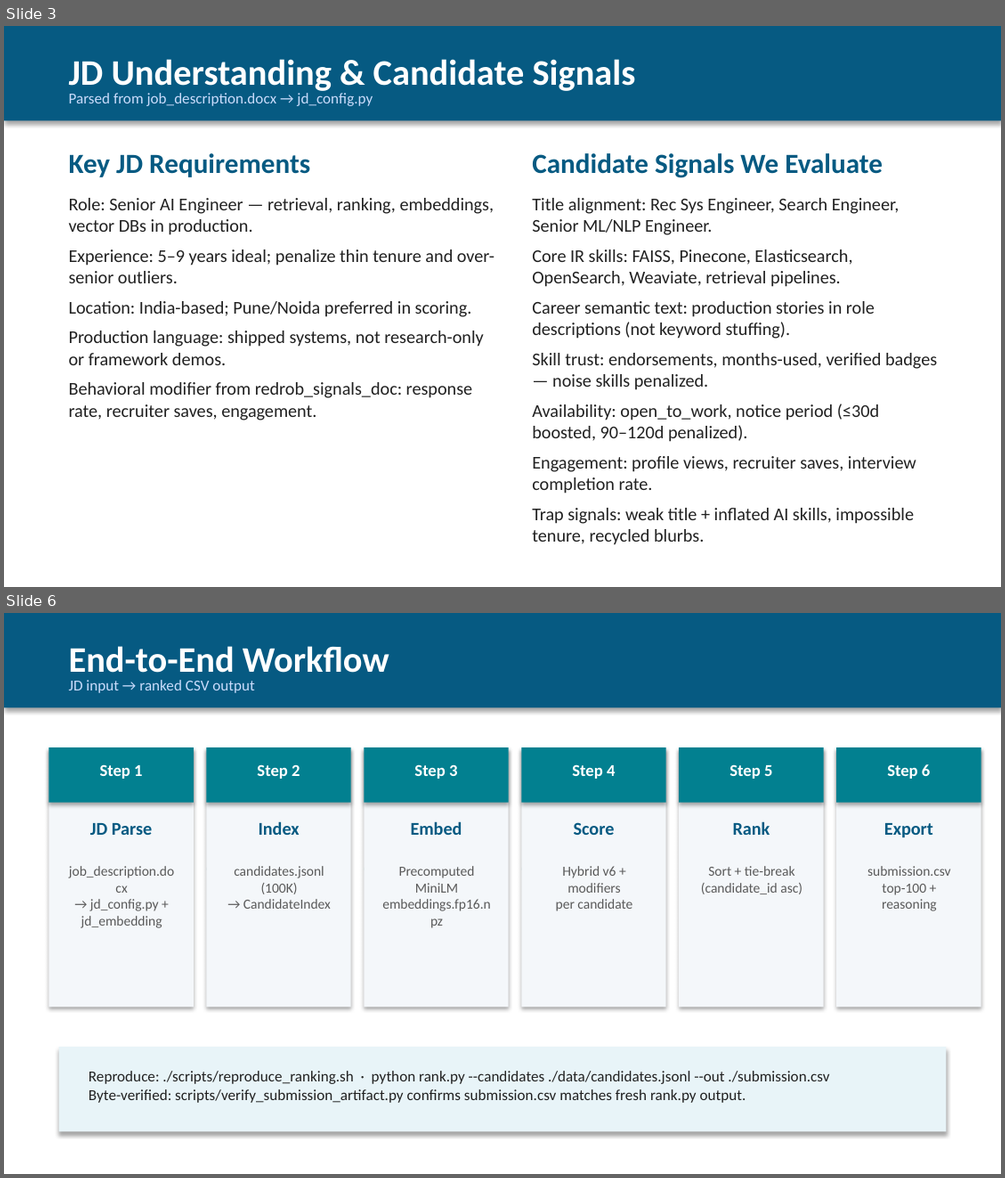
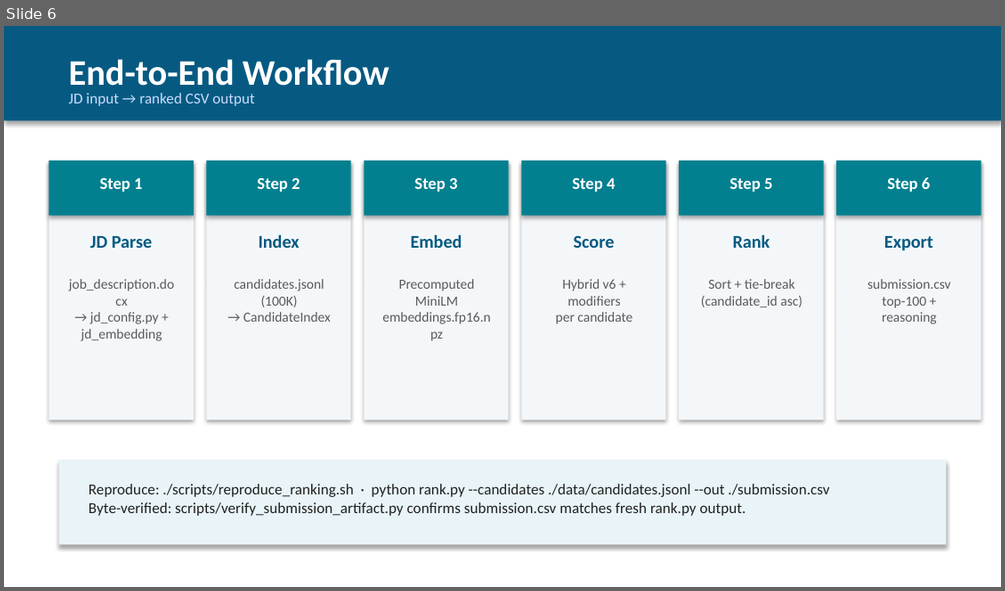
Before and after one commit to rahulx2001/recruitgpt-x, a slide deck: docs/Schadn_Redrob_Submission.pptx. Shown one above the other, each under a label of ours: slides 3 and 6 before the commit, slide 6 after it; the slides between them are not shown. The pictures are 1005x1178 and 1005x591 pixels, drawn with LibreOffice and Linux fonts; fonts in the diff are those of the drawing. Boxes give left, top, right and bottom in pixels: in the first picture for what was removed or moved away, otherwise in the second. Text is boxed around its words. In the diff, an @@ line names an element or a change of style, - is before the commit and + after.

Commit message:
docs: align submission deck with official India Runs challenge bundle
Reference job_description.docx, candidate_schema.json, redrob_signals_doc,
submission_spec v4, README trap types, and sample_submission.csv caveats.

```diff
--- a/docs/Schadn_Redrob_Submission.pptx
+++ b/docs/Schadn_Redrob_Submission.pptx
@@ slide 3 removed at (4,26,1001,587), background #FFFFFF @@
@@ rectangle removed at (4,26,1001,120) @@
@@ text removed at (69,59,636,94) @@
-JD Understanding & Candidate Signals
@@ text removed at (69,93,372,106) @@
-Parsed from job_description.docx → jd_config.py
@@ text removed at (69,153,494,420) @@
-Key JD Requirements
-Role: Senior AI Engineer — retrieval, ranking, embeddings, vector DBs in production.
-Experience: 5–9 years ideal; penalize thin tenure and over-senior outliers.
-Location: India-based; Pune/Noida preferred in scoring.
-Production language: shipped systems, not research-only or framework demos.
-Behavioral modifier from redrob_signals_doc: response rate, recruiter saves, engagement.
@@ text removed at (532,153,937,545) @@
-Candidate Signals We Evaluate
-Title alignment: Rec Sys Engineer, Search Engineer, Senior ML/NLP Engineer.
-Core IR skills: FAISS, Pinecone, Elasticsearch, OpenSearch, Weaviate, retrieval pipelines.
-Career semantic text: production stories in role descriptions (not keyword stuffing).
-Skill trust: endorsements, months-used, verified badges — noise skills penalized.
-Availability: open_to_work, notice period (≤30d boosted, 90–120d penalized).
-Engagement: profile views, recruiter saves, interview completion rate.
-Trap signals: weak title + inflated AI skills, impossible tenure, recycled blurbs.
```
Also in this commit, not shown: 5 slides changed, 1 slide added, 4 other files.
